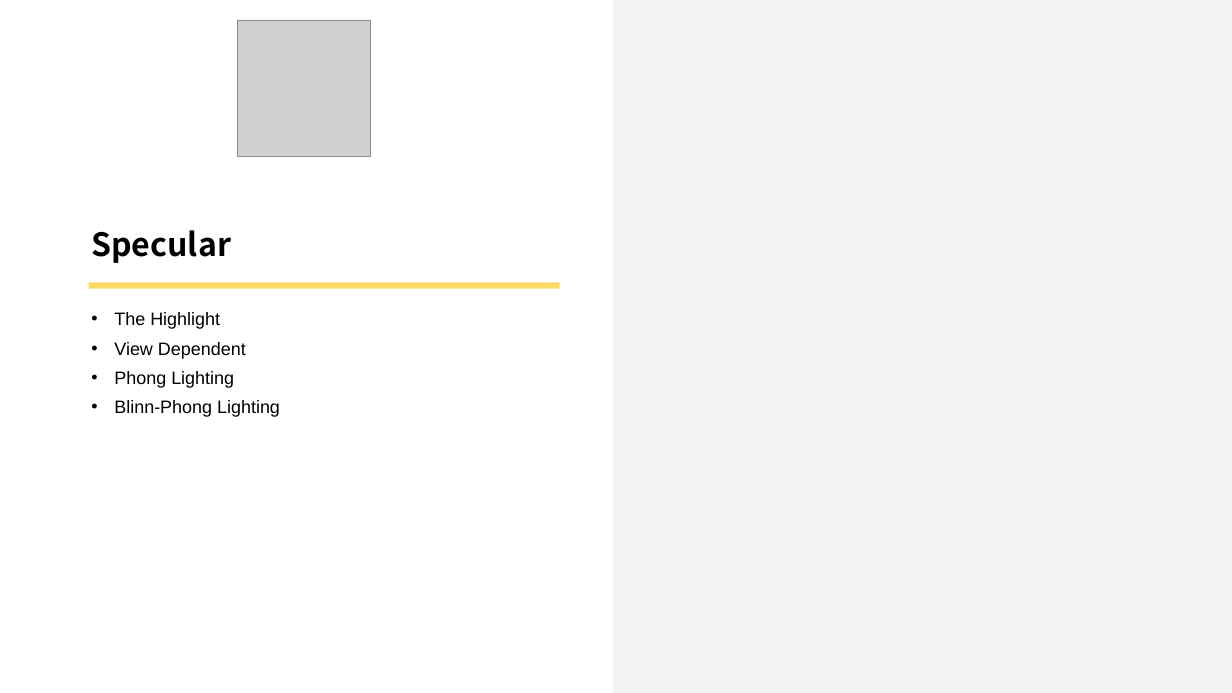
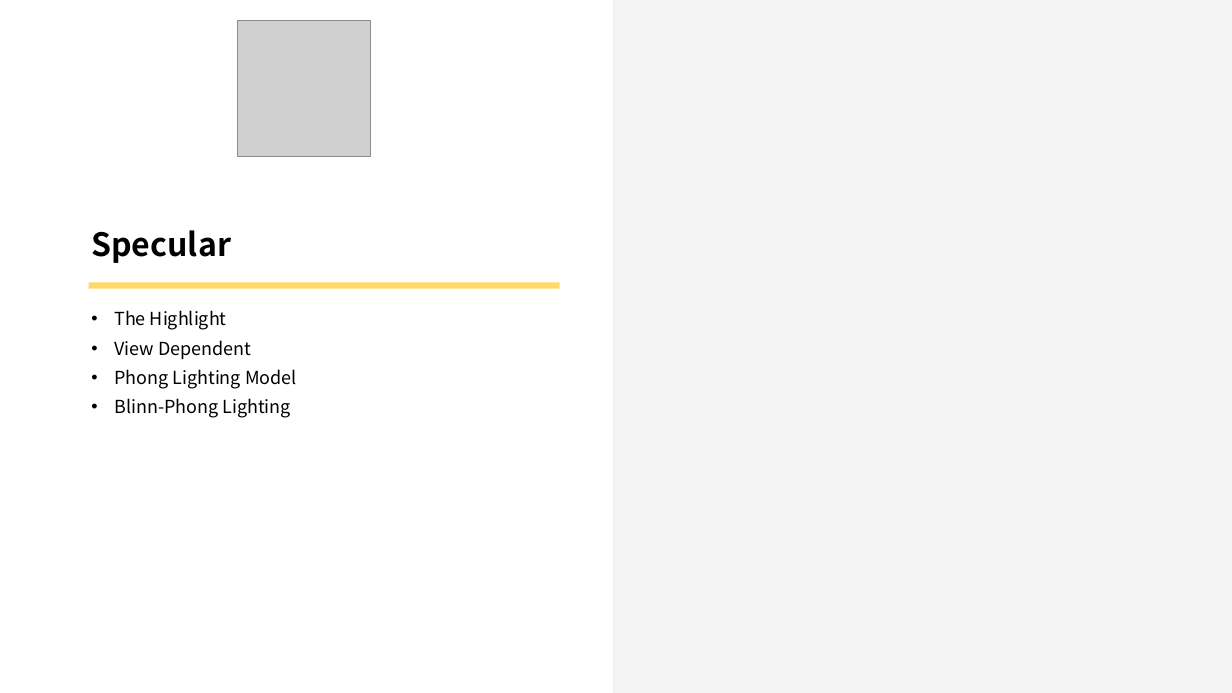
Before and after one commit to doomlover/KSGameEngineTutorials, a slide deck: slide 10 of PPTs/07.表面着色技术.pptx (slide 6 before the commit). Drawn at 1232x693 pixels with LibreOffice and Linux fonts; fonts in the diff are those of the drawing; grey boxes stand for pictures. Boxes give left, top, right and bottom in pixels: in the first picture for what was removed or moved away, otherwise in the second. Text is boxed around its words. In the diff, an @@ line names an element or a change of style, - is before the commit and + after.

```diff
--- a/PPTs/07.表面着色技术.pptx
+++ b/PPTs/07.表面着色技术.pptx
@@ text at [114, 310, 290, 418]: font Arial to Noto Sans CJK SC in "The Highlight", "View Dependent", "Blinn-Phong Lighting" @@
@@ text at [114, 369, 297, 389]: text changed; font Arial to Noto Sans CJK SC @@
-• Phong Lighting
+• Phong Lighting Model
```
Also in this commit, not shown: 7 other slides changed, 5 slides added, 1 slide removed.
